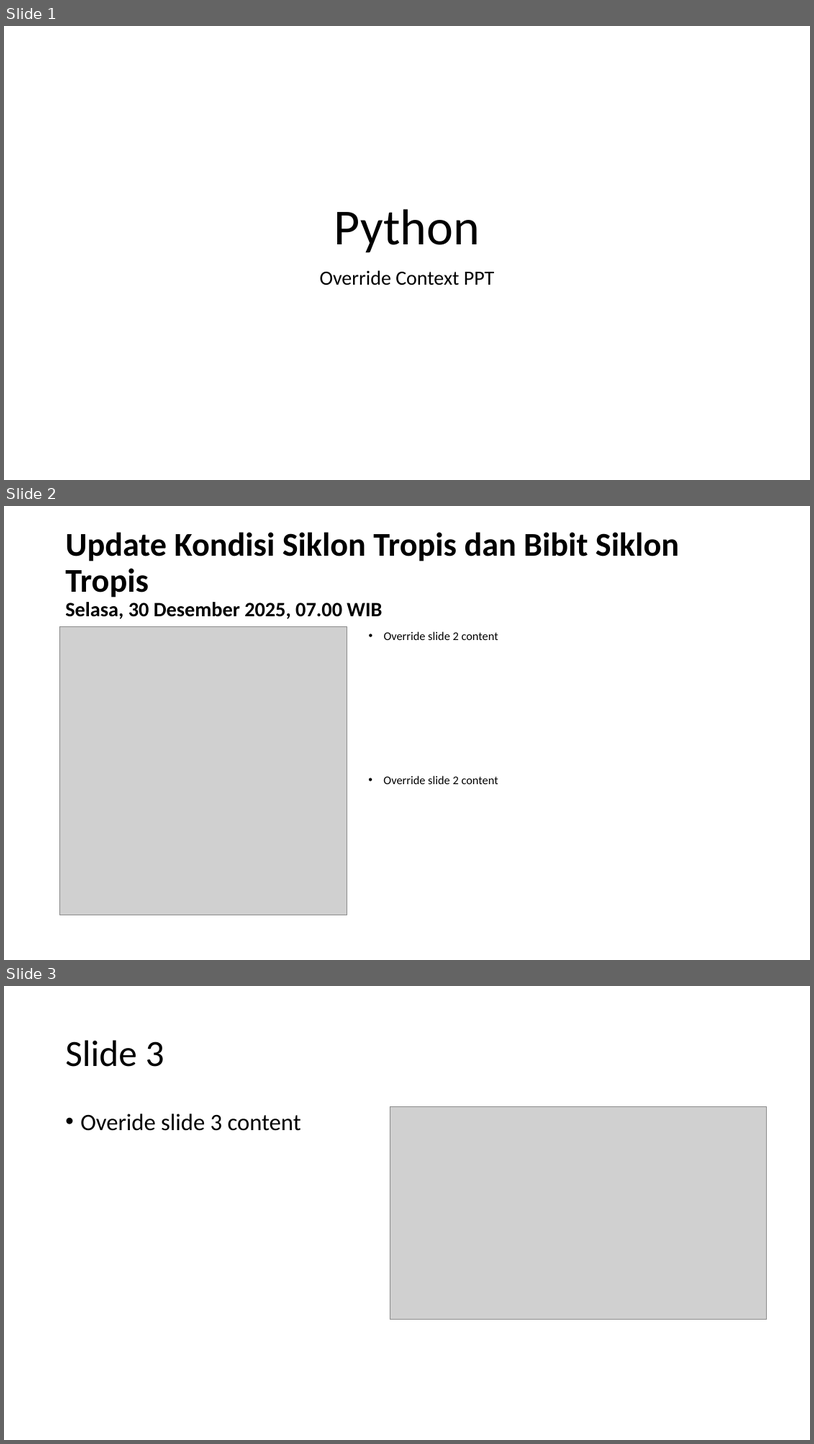
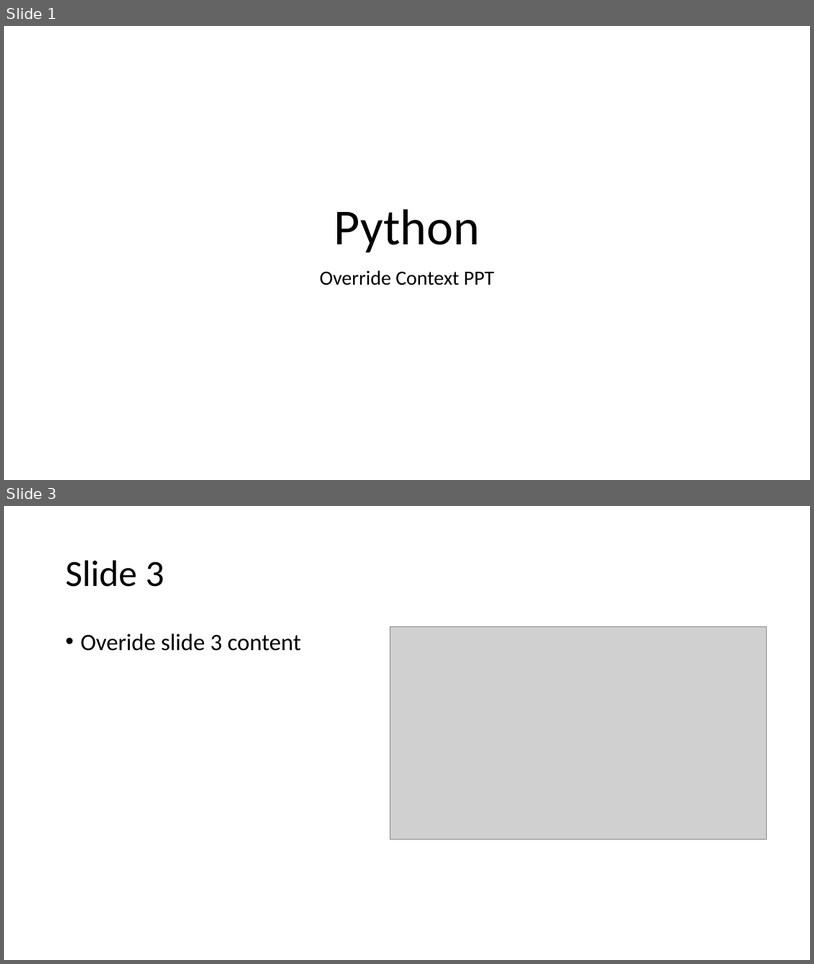
Before and after one commit to hardiansyahid/PyPPT, a slide deck: pyppt.pptx. Shown one above the other, each under a label of ours: slides 1, 2 and 3 before the commit, slides 1 and 3 after it; the slides between them are not shown. The pictures are 814x1444 and 814x964 pixels, drawn with LibreOffice and Linux fonts; fonts in the diff are those of the drawing; grey boxes stand for pictures. Boxes give left, top, right and bottom in pixels: in the first picture for what was removed or moved away, otherwise in the second. Text is boxed around its words. In the diff, an @@ line names an element or a change of style, - is before the commit and + after.

```diff
--- a/pyppt.pptx
+++ b/pyppt.pptx
@@ slide 2 removed at box(4, 506, 810, 960), background #FFFFFF @@
@@ title removed at box(65, 532, 679, 619) @@
-Update Kondisi Siklon Tropis dan Bibit Siklon Tropis
-Selasa, 30 Desember 2025, 07.00 WIB
@@ picture removed at box(59, 627, 347, 915) @@
@@ text removed at box(384, 631, 499, 640) @@
-• Override slide 2 content
@@ text removed at box(383, 775, 499, 784) @@
-• Override slide 2 content
```
Also in this commit, not shown: 1 slide added, 3 other files.
